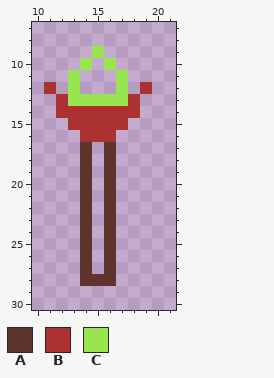
Two states of a pixel-art file, Assets/Sprites/Aseprite~/Items/WoodenStaff.aseprite. The picture above is the old version.
32x32 pixels, 1 frame. Shown: x 10..21, y 7..30.
Palette (. is transparent): A #5e342d  B #ac3232  C #99e550
Pixels before, first column x 11:
 9 ....C....
10 ...C.C...
11 ..C...C..
12 B.C...C.B
13 .BCCCCCB.
14 .BBBBBBB.
15 ..BBBBB..
16 ...BBB...
17 ...A.A...
18 ...A.A...
19 ...A.A...
20 ...A.A...
21 ...A.A...
22 ...A.A...
23 ...A.A...
24 ...A.A...
25 ...A.A...
26 ...A.A...
27 ...A.A...
28 ...AAA...
Now the later version:
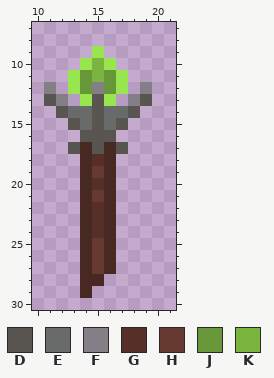
Colours new in this view: D #595652  E #696a6a  F #847e87  G #562f29  H #663931  J #679738  K #7ab53f
What changed:
colour A: #5e342d -> #482823
y 10: x 15 . -> K
y 11: x 14..16 ... -> JKJ
y 12: x 11 B -> F; x 14..16 ... -> JFJ; x 19 B -> F
y 13: x 11..13 .BC -> DF.; x 15 C -> D; x 17..19 CB. -> .FD
y 14: x 12..18 BBBBBBB -> DEEDEED
y 15: x 13..17 BBBBB -> DEDED
y 16: x 14..16 BBB -> DDD
y 17: x 13 . -> D; x 15 . -> D; x 17 . -> D
y 18: x 15 . -> G
y 19: x 15 . -> H
y 20: x 15 . -> G
y 21: x 15 . -> H
y 22..24: x 15 . -> G
y 25..27: x 15 . -> H
y 28: x 16 A -> .
y 29: x 14 . -> A
Where, in picture pixels (left, top, right, bottom), the same in both pictures:
changed: (44, 58, 152, 298)
